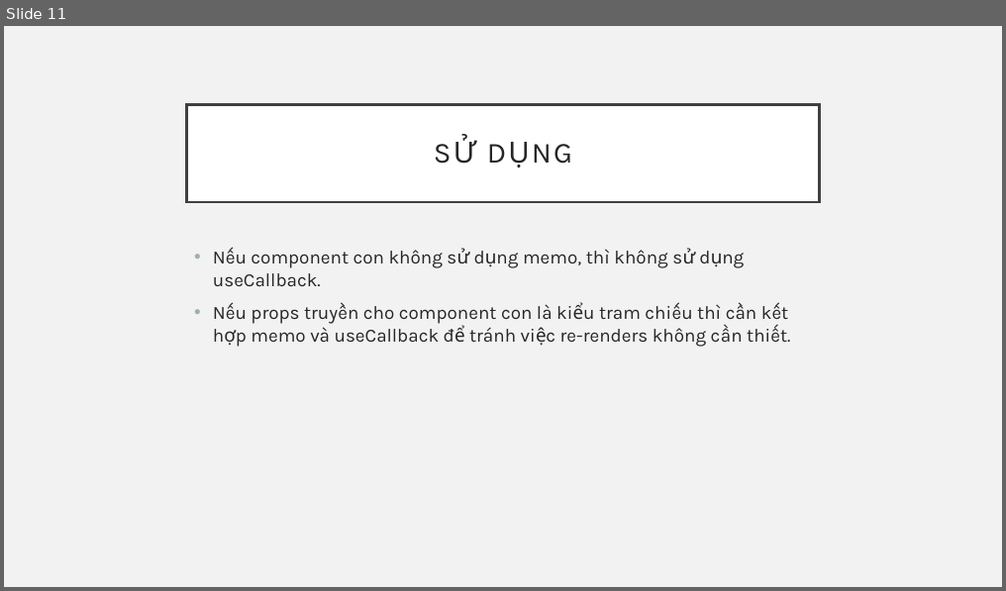
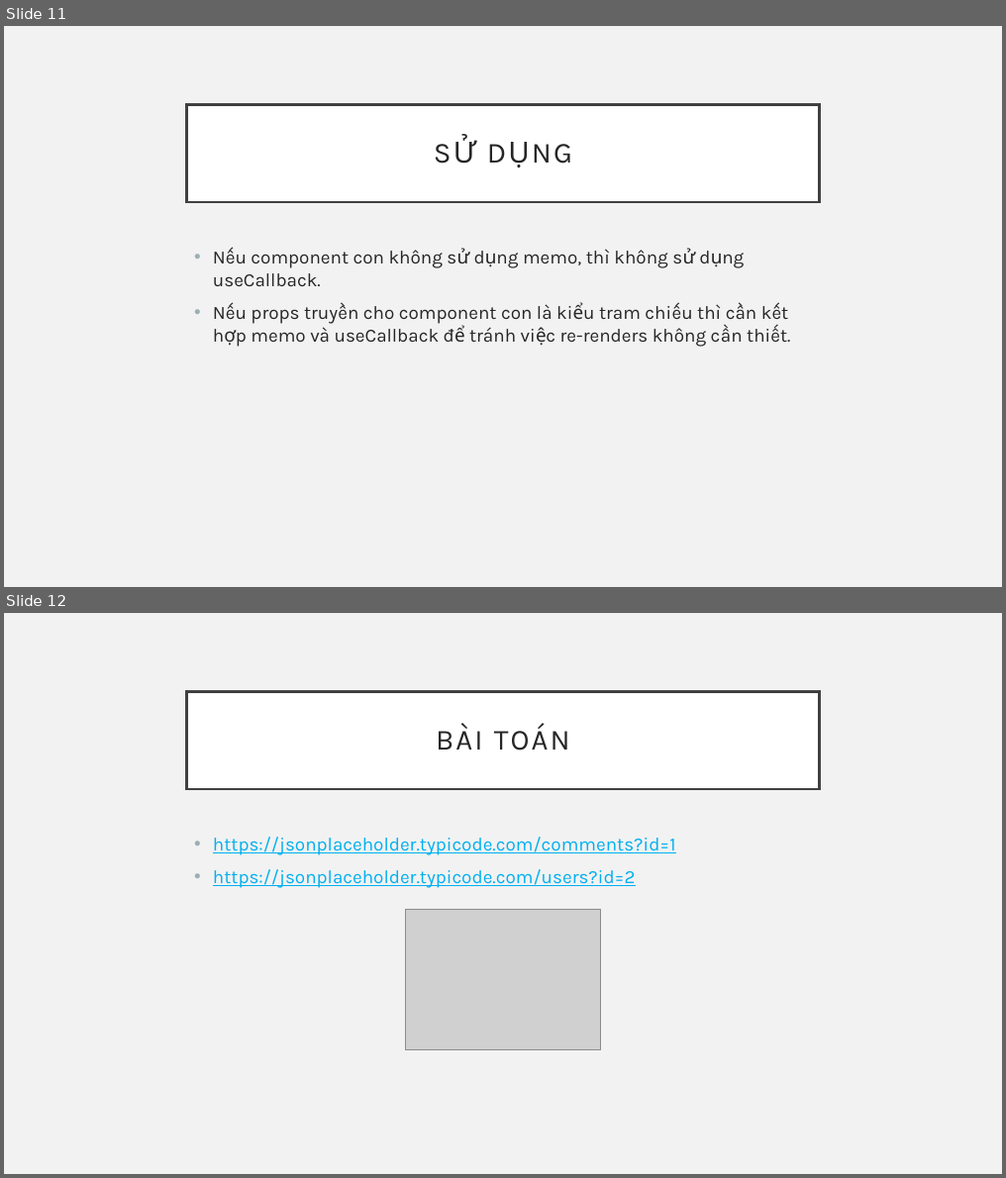
Before and after one commit to sobbingwind/React, a slide deck: 19_useCallback.pptx. Shown one above the other, each under a label of ours: slide 11 before the commit, slides 11 and 12 after it. The pictures are 1006x591 and 1006x1178 pixels, drawn with LibreOffice and Linux fonts; fonts in the diff are those of the drawing; grey boxes stand for pictures. Boxes give left, top, right and bottom in pixels: in the first picture for what was removed or moved away, otherwise in the second. Text is boxed around its words. In the diff, an @@ line names an element or a change of style, - is before the commit and + after.

```diff
--- a/19_useCallback.pptx
+++ b/19_useCallback.pptx
@@ slide 12 added at [4,613,1002,1174], background #F2F2F2 @@
@@ title added at [187,691,819,789], fill #FFFFFF, outline #404040 2.5 pt, 28 pt, text #262626 @@
+BÀI TOÁN
@@ text added at [213,837,676,888], 18 pt, text #00B0F0, underline @@
+• https://jsonplaceholder.typicode.com/comments?id=1
+• https://jsonplaceholder.typicode.com/users?id=2
@@ picture added at [405,909,601,1051] @@
```
